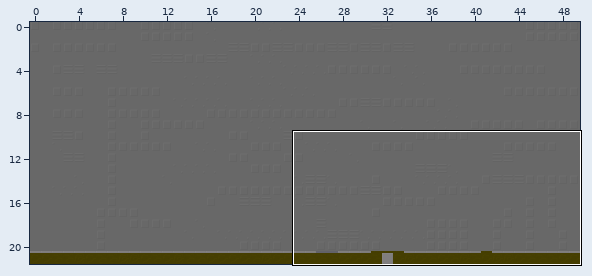
A Tiled map gets an edit: src/test1/assets/map.tmx. Above, an overview of the earlier version with the close-up marked.
Close-up. Before:
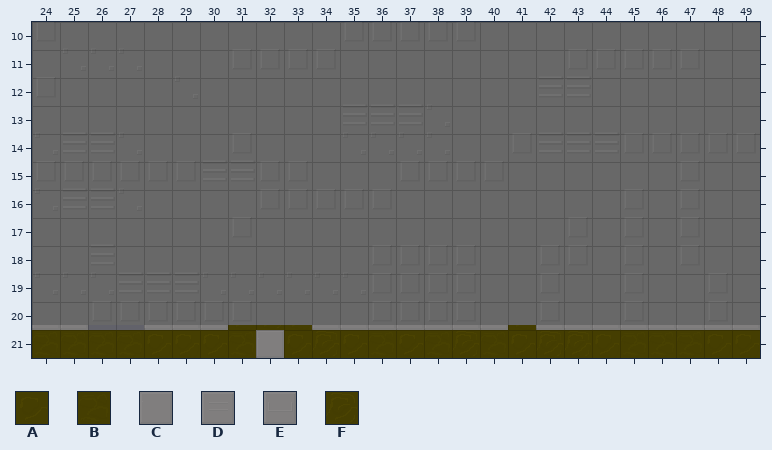
Cells are 32x32 px. Shown: x 24..49, y 10..21. The commit also changed other parts of the map, which this record leaves out.
Key: from "tiles": A 0, B 1, C 6, D 7, E 8, F 9.
_ is an empty cell.
Layers that did not change in this view are not listed.
Layer "foregroundLayer" before, first column x 24:
10 _______________EDEDE____CC
11 _________________________C
12 _________________________C
13 _________________________D
14 __________CECDD__________E
15 _________________________E
16 _________________________D
17 ________________CCD______C
18 ________CD______CBE______D
19 _______CAFD_____CFD______D
20 EC__DCCAFACDECCCDAEECCDDDC
21 BBBBAAABCAFABABFBAFFABBBAA
The result:
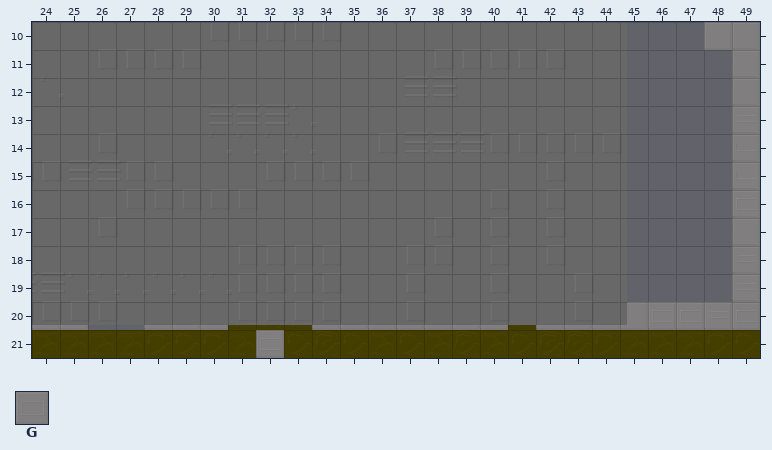
Further tiles: from "tiles": G 10.
What changed:
layer "backgroundLayer" offset 1,-38 -> -152,-38 px
Layer "foregroundLayer":
Tile C becomes tile G in row 20 at x 49.
Tile D becomes tile G in row 16 at x 49; in row 20 at x 46 to 47.
